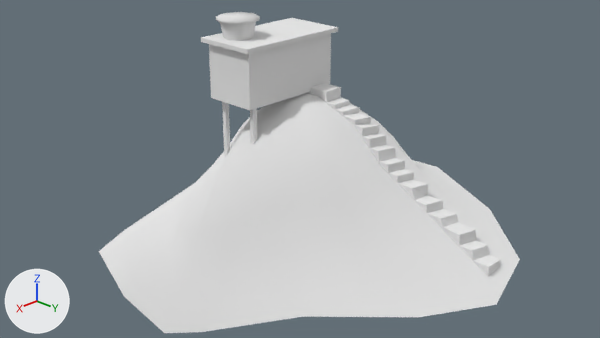
The Blender file CASA COLINA_mapear.blend, before and after one commit.
Before and after are seen from the file's camera 'Camera'. The axes (+X, +Y, +Z) are drawn at lower left. The lights are the same throughout.

In view in the first picture: 'Caixad`Agua', 'Casa', 'Escada', 'Morro'.
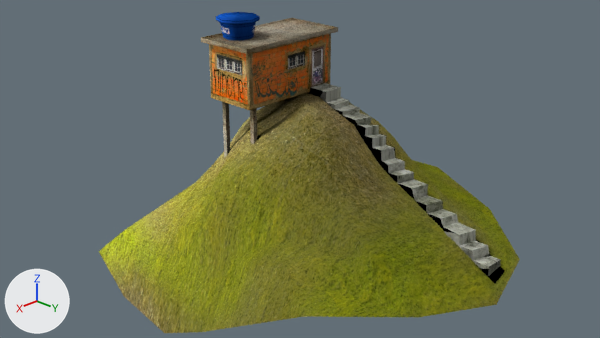
Edits to the bpy script that builds the scene:
```text
Add img_tex_casa2_png_001:
    img_tex_casa2_png_001 = load_image('Tex_Casa2.png.001', 'Texturas/Tex_Casa2.png', 1240, 1240, 'sRGB')
Add img_tex_morro_final_png_001:
    img_tex_morro_final_png_001 = load_image('Tex_Morro_Final.png.001', 'Texturas/Tex_Morro_Final.png', 1024, 1024, 'sRGB')
Add img_tex_escada_final_png_001:
    img_tex_escada_final_png_001 = load_image('Tex_Escada_Final.png.001', 'Texturas/Tex_Escada_Final.png', 1024, 1024, 'sRGB')
Add img_tex_caixa_final_png_001:
    img_tex_caixa_final_png_001 = load_image('Tex_Caixa_Final.png.001', 'Texturas/Tex_Caixa_Final.png', 1024, 1024, 'sRGB')
Change mat_mat_bidon:
    add n2 = _N.new('ShaderNodeTexImage'); n2.name = 'Image Texture'
    add n2.image = img_tex_caixa_final_png_001
    add n3 = _N.new('ShaderNodeTexCoord'); n3.name = 'Texture Coordinate'
    where n1 = _N.new('ShaderNodeBsdfDiffuse'); n1.name = 'Diffuse BSDF'
    add _L.new(n3.outputs[2], n2.inputs[0])  # 'UV' to 'Vector'
    add _L.new(n2.outputs[0], n1.inputs[0])  # 'Color' to 'Color'
Change mat_mat_escaleras:
    add n2 = _N.new('ShaderNodeTexImage'); n2.name = 'Image Texture'
    add n2.image = img_tex_escada_final_png_001
    add n3 = _N.new('ShaderNodeTexCoord'); n3.name = 'Texture Coordinate'
    where n1 = _N.new('ShaderNodeBsdfDiffuse'); n1.name = 'Diffuse BSDF'
    add _L.new(n3.outputs[2], n2.inputs[0])  # 'UV' to 'Vector'
    add _L.new(n2.outputs[0], n1.inputs[0])  # 'Color' to 'Color'
Change mat_mat_colina:
    add n2 = _N.new('ShaderNodeTexImage'); n2.name = 'Image Texture'
    add n2.image = img_tex_morro_final_png_001
    add n3 = _N.new('ShaderNodeTexCoord'); n3.name = 'Texture Coordinate'
    where n1 = _N.new('ShaderNodeBsdfDiffuse'); n1.name = 'Diffuse BSDF'
    add _L.new(n3.outputs[2], n2.inputs[0])  # 'UV' to 'Vector'
    add _L.new(n2.outputs[0], n1.inputs[0])  # 'Color' to 'Color'
Change mat_mat_casa:
    add n2 = _N.new('ShaderNodeTexImage'); n2.name = 'Image Texture'
    add n2.image = img_tex_casa2_png_001
    add n3 = _N.new('ShaderNodeTexCoord'); n3.name = 'Texture Coordinate'
    where n1 = _N.new('ShaderNodeBsdfDiffuse'); n1.name = 'Diffuse BSDF'
    add _L.new(n2.outputs[0], n1.inputs[0])  # 'Color' to 'Color'
    add _L.new(n3.outputs[2], n2.inputs[0])  # 'UV' to 'Vector'
Change me_cube_002:
    where me_cube_002.from_pydata(...)  # 89 vertices, 80 faces; spans x -7.77..5.12, y -5.35..9.54, z -7.91..-0.05
    used by ob_morro; location = (0.0, 0.0, 4.55)
    me_cube_002 part 1: texture (UV) coordinates of 80 of 80 faces, centred in x -6.3..4.9, y -4.4..8.06, z -7.14..-0.14, changed; they spanned u 0.0..1.0, v 0.0..1.0 and now span u 0.02..0.99, v 0.03..0.96
Change me_cube_001:
    where me_cube_001.from_pydata(...)  # 48 vertices, 27 faces; spans x -2.2..2.2, y -1.16..1.16, z -3.0..2.15
    used by ob_casa; location = (0.0, 0.0, 4.55)
    me_cube_001 part 2: texture (UV) coordinates of 27 of 27 faces, centred in x -2.2..2.2, y -1.16..1.16, z -1.5..2.15, changed; they spanned u 0.0..1.0, v 0.0..1.0 and now span u 0.01..1.0, v 0.01..0.98
```

Pixel boxes [x1, y1, x2, y2] of what changed, in the pictures (600 x 338 px):
'Morro', surface changed (white to yellow): [99, 92, 520, 333] in both
'Casa', surface changed (grey to brown): [201, 18, 338, 159] in both
'Escada', surface changed (white to grey): [310, 83, 501, 276] in both
'Caixad`Agua', surface changed (grey to blue): [216, 12, 260, 41] in both
